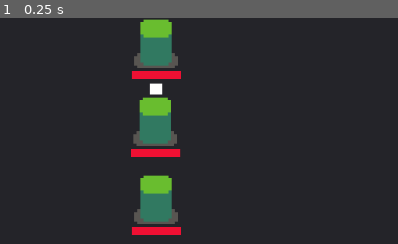
Above: before the commit, frame 1.
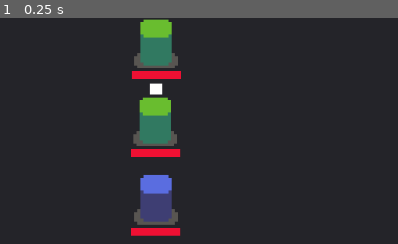
Above: after the commit, the same moment.

Repository: Threnkost/turn-based-combat
Game: Godot game, scene res://MainScene/Game.tscn
The game is run twice, just before and just after one commit, with the same random seed, the same clock (stepped at 60 frames per second) and the same inputs.
Inputs:
- Up to frame 1 (0.25 s): no input
The pictures show only the part of the screen within x 0-50%, y 1-51%; the shares and areas given below are measured in that part.

The runs differ from the first frame. In frame 1, 1.8% of the frame differs, in the area x 32-46%, y 69-97%.
Error in both runs: Invalid operands 'String' and 'int' in operator '=='. (res://Combat/Characters/Character1.gd:25)

Commit message:
Add files via upload

Diff:
--- /dev/null
+++ b/Characters/Character2.tres
@@ -0,0 +1,11 @@
+[gd_resource type="Resource" load_steps=2 format=2]
+
+[ext_resource path="res://Stats/CharacterStatsResource.gd" type="Script" id=1]
+
+[resource]
+script = ExtResource( 1 )
+baseMaxHealth = 10
+baseMaxMana = 10
+baseStats = {
+
+}
--- /dev/null
+++ b/Combat/Actions/RangedAttack.gd
@@ -0,0 +1,19 @@
+extends IAction
+
+class_name RangedAttack
+
+#Parameters -> Attacker : Battler, Victim : Battler
+func execute(args := []) -> void:
+	var attacker : Battler = args[0]
+	var victim : Battler = args[1]
+
+	var bullet = load("res://Combat/Bullet.tscn").instance()
+	bullet.initialize(attacker.global_position)
+	turnQueue.battleground.add_child(bullet)
+	bullet.shoot(victim)
+
+	yield(bullet.tween, "tween_completed")
+	victim.takeDamage(7)
+
+	bullet.queue_free()
+	turnQueue.skipTurn()
--- a/Combat/Battleground.gd
+++ b/Combat/Battleground.gd
@@ -13,12 +13,18 @@
 	var playerParty = []
 	var enemyParty = []
 
-	for i in 3:
+	for i in 2:
 		var PLAYER_CHARACTER = load("res://Combat/Characters/Character1.tscn").instance()
 		var ENEMY_CHARACTER = load("res://Combat/Characters/Monster1.tscn").instance()
 
 		playerParty.append(PLAYER_CHARACTER)
 		enemyParty.append(ENEMY_CHARACTER)
+
+	var PLAYER_2 = load("res://Combat/Characters/Character2.tscn").instance()
+	var ENEMY_2 = load("res://Combat/Characters/Monster1.tscn").instance()
+
+	playerParty.append(PLAYER_2)
+	enemyParty.append(ENEMY_2)
 
 	initializeTeams(playerParty, enemyParty)
 	enterBattle()
--- /dev/null
+++ b/Combat/Bullet.gd
@@ -0,0 +1,13 @@
+extends Sprite
+
+const TWEEN_DURATION = 0.5
+
+onready var tween : Tween = $Tween
+
+func initialize(startPosition := Vector2(0, 0)) -> void:
+	global_position = startPosition
+
+func shoot(target : Battler) -> void:
+	var targetPosition = target.global_position
+	tween.interpolate_property(self, 'global_position' ,global_position, targetPosition, TWEEN_DURATION, Tween.TRANS_SINE, Tween.EASE_IN_OUT)
+	tween.start()
--- /dev/null
+++ b/Combat/Bullet.tscn
@@ -0,0 +1,11 @@
+[gd_scene load_steps=3 format=2]
+
+[ext_resource path="res://Combat/Bullet.gd" type="Script" id=1]
+[ext_resource path="res://Assets/progress.png" type="Texture" id=2]
+
+[node name="Bullet" type="Sprite"]
+scale = Vector2( 0.5, 0.5 )
+texture = ExtResource( 2 )
+script = ExtResource( 1 )
+
+[node name="Tween" type="Tween" parent="."]
--- a/Combat/Characters/Character1.tscn
+++ b/Combat/Characters/Character1.tscn
@@ -9,7 +9,6 @@
 [ext_resource path="res://Combat/Actions/IAction.gd" type="Script" id=7]
 [ext_resource path="res://Combat/Actions/Attack.gd" type="Script" id=8]
 [ext_resource path="res://Assets/combat_ui_icons.png" type="Texture" id=9]
-[ext_resource path="res://Combat/Skills/Heal.gd" type="Script" id=10]
 [ext_resource path="res://Combat/Skills/Slash.gd" type="Script" id=11]
 [ext_resource path="res://Combat/HealthBar/HealthBar.tscn" type="PackedScene" id=12]
 
@@ -43,9 +42,9 @@
 tracks/0/enabled = true
 tracks/0/keys = {
 "times": PoolRealArray( 0, 0.6 ),
-"transitions": PoolRealArray( 1, 1 ),
+"transitions": PoolRealArray( 1, 1.03526 ),
 "update": 0,
-"values": [ Color( 1, 1, 1, 1 ), Color( 0.207843, 0.207843, 0.207843, 1 ) ]
+"values": [ Color( 1, 1, 1, 1 ), Color( 0.564706, 0.564706, 0.564706, 1 ) ]
 }
 tracks/1/type = "value"
 tracks/1/path = NodePath("../HealthBar:modulate")
@@ -81,10 +80,6 @@
 
 [sub_resource type="AtlasTexture" id=6]
 atlas = ExtResource( 9 )
-region = Rect2( 16, 0, 16, 16 )
-
-[sub_resource type="AtlasTexture" id=7]
-atlas = ExtResource( 9 )
 region = Rect2( 32, 0, 16, 16 )
 
 [node name="Character1" type="Position2D"]
@@ -104,7 +99,6 @@
 anims/TookDamage = SubResource( 4 )
 
 [node name="CharacterStats" type="Node" parent="."]
-editor/display_folded = true
 script = ExtResource( 5 )
 
 [node name="Fire" type="Node" parent="CharacterStats"]
@@ -123,7 +117,6 @@
 script = ExtResource( 6 )
 
 [node name="Actions" type="Node" parent="."]
-editor/display_folded = true
 
 [node name="IAction" type="Node" parent="Actions"]
 script = ExtResource( 7 )
@@ -133,15 +126,9 @@
 icon = SubResource( 5 )
 target = 1
 
-[node name="HealSkill" type="Node" parent="Actions"]
-script = ExtResource( 10 )
-icon = SubResource( 6 )
-target = 3
-skillDescription = "This skills heals its target."
-
 [node name="SlashSkill" type="Node" parent="Actions"]
 script = ExtResource( 11 )
-icon = SubResource( 7 )
+icon = SubResource( 6 )
 target = 1
 
 [node name="Queue" type="ColorRect" parent="."]
--- /dev/null
+++ b/Combat/Characters/Character2.tscn
@@ -0,0 +1,188 @@
+[gd_scene load_steps=19 format=2]
+
+[ext_resource path="res://Combat/Battler/Ally.gd" type="Script" id=1]
+[ext_resource path="res://Stats/CharacterStats.gd" type="Script" id=2]
+[ext_resource path="res://Stats/Stat.gd" type="Script" id=3]
+[ext_resource path="res://Combat/Battler/BattlerSprite/BattlerSprite.gd" type="Script" id=4]
+[ext_resource path="res://Assets/characters.png" type="Texture" id=5]
+[ext_resource path="res://Combat/Actions/RangedAttack.gd" type="Script" id=6]
+[ext_resource path="res://Combat/Actions/IAction.gd" type="Script" id=7]
+[ext_resource path="res://Combat/Skills/Heal.gd" type="Script" id=8]
+[ext_resource path="res://Assets/combat_ui_icons.png" type="Texture" id=9]
+[ext_resource path="res://Characters/Character2.tres" type="Resource" id=10]
+[ext_resource path="res://Combat/HealthBar/HealthBar.tscn" type="PackedScene" id=11]
+
+[sub_resource type="AtlasTexture" id=1]
+atlas = ExtResource( 5 )
+region = Rect2( 0, 16, 16, 16 )
+
+[sub_resource type="Animation" id=2]
+resource_name = "Attack"
+length = 0.6
+tracks/0/type = "value"
+tracks/0/path = NodePath(".:offset")
+tracks/0/interp = 1
+tracks/0/loop_wrap = true
+tracks/0/imported = false
+tracks/0/enabled = true
+tracks/0/keys = {
+"times": PoolRealArray( 0, 0.1, 0.25, 0.4, 0.55 ),
+"transitions": PoolRealArray( 1, 1, 1, 1, 1 ),
+"update": 0,
+"values": [ Vector2( 0, 0 ), Vector2( 0, -15 ), Vector2( 0, 0 ), Vector2( 0, -15 ), Vector2( 0, 0 ) ]
+}
+
+[sub_resource type="Animation" id=3]
+resource_name = "Death"
+tracks/0/type = "value"
+tracks/0/path = NodePath("../HealthBar:modulate")
+tracks/0/interp = 1
+tracks/0/loop_wrap = true
+tracks/0/imported = false
+tracks/0/enabled = true
+tracks/0/keys = {
+"times": PoolRealArray( 0, 0.5 ),
+"transitions": PoolRealArray( 1, 1 ),
+"update": 0,
+"values": [ Color( 1, 1, 1, 1 ), Color( 1, 1, 1, 0 ) ]
+}
+tracks/1/type = "value"
+tracks/1/path = NodePath(".:modulate")
+tracks/1/interp = 1
+tracks/1/loop_wrap = true
+tracks/1/imported = false
+tracks/1/enabled = true
+tracks/1/keys = {
+"times": PoolRealArray( 0, 0.5 ),
+"transitions": PoolRealArray( 1, 1 ),
+"update": 0,
+"values": [ Color( 1, 1, 1, 1 ), Color( 0.564706, 0.564706, 0.564706, 1 ) ]
+}
+
+[sub_resource type="Animation" id=4]
+resource_name = "Heal"
+tracks/0/type = "value"
+tracks/0/path = NodePath(".:offset")
+tracks/0/interp = 1
+tracks/0/loop_wrap = true
+tracks/0/imported = false
+tracks/0/enabled = true
+tracks/0/keys = {
+"times": PoolRealArray( 0, 0.2, 0.4, 0.6, 0.8 ),
+"transitions": PoolRealArray( 1, 1, 1, 1, 1 ),
+"update": 0,
+"values": [ Vector2( 0, 0 ), Vector2( 0, -15 ), Vector2( 0, 0 ), Vector2( 0, -15 ), Vector2( 0, 0 ) ]
+}
+tracks/1/type = "value"
+tracks/1/path = NodePath(".:modulate")
+tracks/1/interp = 1
+tracks/1/loop_wrap = true
+tracks/1/imported = false
+tracks/1/enabled = true
+tracks/1/keys = {
+"times": PoolRealArray( 0, 0.4, 0.8 ),
+"transitions": PoolRealArray( 1, 1, 1 ),
+"update": 0,
+"values": [ Color( 1, 1, 1, 1 ), Color( 0.564706, 0.564706, 0.564706, 1 ), Color( 1, 1, 1, 1 ) ]
+}
+
+[sub_resource type="Animation" id=5]
+resource_name = "TookDamage"
+length = 0.5
+tracks/0/type = "value"
+tracks/0/path = NodePath(".:offset")
+tracks/0/interp = 1
+tracks/0/loop_wrap = true
+tracks/0/imported = false
+tracks/0/enabled = true
+tracks/0/keys = {
+"times": PoolRealArray( 0, 0.1, 0.2, 0.3, 0.4 ),
+"transitions": PoolRealArray( 1, 1, 1, 1, 1 ),
+"update": 0,
+"values": [ Vector2( 0, 0 ), Vector2( -8, 0 ), Vector2( 0, 0 ), Vector2( 8, 0 ), Vector2( 0, 0 ) ]
+}
+
+[sub_resource type="AtlasTexture" id=6]
+atlas = ExtResource( 9 )
+region = Rect2( 16, 0, 16, 16 )
+
+[sub_resource type="AtlasTexture" id=7]
+atlas = ExtResource( 9 )
+region = Rect2( 0, 16, 16, 16 )
+
+[node name="Character2" type="Position2D"]
+script = ExtResource( 1 )
+characterStats = ExtResource( 10 )
+
+[node name="BattlerSprite" type="Sprite" parent="."]
+scale = Vector2( 4, 4 )
+texture = SubResource( 1 )
+script = ExtResource( 4 )
+
+[node name="AnimationPlayer" type="AnimationPlayer" parent="BattlerSprite"]
+anims/Attack = SubResource( 2 )
+anims/Death = SubResource( 3 )
+anims/Heal = SubResource( 4 )
+anims/TookDamage = SubResource( 5 )
+
+[node name="Tween" type="Tween" parent="BattlerSprite"]
+
+[node name="CharacterStats" type="Node" parent="."]
+script = ExtResource( 2 )
+
+[node name="Fire" type="Node" parent="CharacterStats"]
+script = ExtResource( 3 )
+
+[node name="Water" type="Node" parent="CharacterStats"]
+script = ExtResource( 3 )
+
+[node name="Thunder" type="Node" parent="CharacterStats"]
+script = ExtResource( 3 )
+
+[node name="Earth" type="Node" parent="CharacterStats"]
+script = ExtResource( 3 )
+
+[node name="Air" type="Node" parent="CharacterStats"]
+script = ExtResource( 3 )
+
+[node name="Actions" type="Node" parent="."]
+
+[node name="IAction" type="Node" parent="Actions"]
+script = ExtResource( 7 )
+
+[node name="HealSkill" type="Node" parent="Actions"]
+script = ExtResource( 8 )
+icon = SubResource( 6 )
+target = 2
+
+[node name="RangedAttack" type="Node" parent="Actions"]
+script = ExtResource( 6 )
+icon = SubResource( 7 )
+target = 1
+
+[node name="HealthBar" parent="." instance=ExtResource( 11 )]
+margin_top = 35.8672
+margin_bottom = 45.8672
+
+[node name="Queue" type="ColorRect" parent="."]
+visible = false
+margin_left = -9.91068
+margin_top = 48.6095
+margin_right = 6.08932
+margin_bottom = 64.6095
+rect_min_size = Vector2( 16, 16 )
+__meta__ = {
+"_edit_use_anchors_": false
+}
+
+[node name="Indicator" type="ColorRect" parent="."]
+visible = false
+margin_left = -8.9668
+margin_top = -51.9131
+margin_right = 7.0332
+margin_bottom = -35.9131
+rect_min_size = Vector2( 16, 16 )
+color = Color( 0.631373, 0.156863, 0.823529, 1 )
+__meta__ = {
+"_edit_use_anchors_": false
+}
--- a/Combat/Characters/Monster1.gd
+++ b/Combat/Characters/Monster1.gd
@@ -1,13 +1,14 @@
 extends Enemy
 
-#onready var maxHealth : Stat = $Stats/MaxHealth
-#onready var health : Stat = $Stats/Health
+#func playTurn(turnQueue : TurnQueue):
+#	yield(get_tree().create_timer(0.35), "timeout")
 #
-#func _ready():
-#	health.addModifier(maxHealth.getTotalAmount())
+#	var healAction = getAction("HealSkill")
+#	healAction.execute([self, findLowHpTeamMate(turnQueue.battleground.enemies)])
 #
-#func _on_MaxHealth_statChanged(statName, newAmount):
-#	$HealthBar.updateMaxValue(newAmount)
+#func findLowHpTeamMate(teamList := []) -> Enemy:
+#	teamList.sort_custom(self, "sort")
+#	return teamList[0]
 #
-#func _on_Health_statChanged(statName, newAmount):
-#	$HealthBar.updateCurrentValue(newAmount)
+#func sort(enemyOne : Enemy, enemyTwo : Enemy) -> bool:
+#	return enemyOne.healthPoint < enemyTwo.healthPoint
--- a/Combat/Characters/Monster1.tscn
+++ b/Combat/Characters/Monster1.tscn
@@ -54,7 +54,7 @@
 "times": PoolRealArray( 0, 0.5 ),
 "transitions": PoolRealArray( 1, 1 ),
 "update": 0,
-"values": [ Color( 1, 1, 1, 1 ), Color( 0.207843, 0.207843, 0.207843, 1 ) ]
+"values": [ Color( 1, 1, 1, 1 ), Color( 0.564706, 0.564706, 0.564706, 1 ) ]
 }
 
 [sub_resource type="Animation" id=4]
@@ -88,7 +88,6 @@
 anims/TookDamage = SubResource( 4 )
 
 [node name="CharacterStats" type="Node" parent="."]
-editor/display_folded = true
 script = ExtResource( 5 )
 
 [node name="Fire" type="Node" parent="CharacterStats"]
@@ -107,7 +106,6 @@
 script = ExtResource( 6 )
 
 [node name="Actions" type="Node" parent="."]
-editor/display_folded = true
 
 [node name="IAction" type="Node" parent="Actions"]
 script = ExtResource( 7 )
--- a/Combat/Skills/Heal.gd
+++ b/Combat/Skills/Heal.gd
@@ -6,8 +6,16 @@
 const PARTICLE_DURATION = 1.25
 
 func execute(args := []) -> void:
-	var target : Battler = args[0]
+	var healer : Battler = args[0]
+	var target : Battler
+	if self.target == self.actionTarget.SELF:
+		target = healer
+	elif self.target == self.actionTarget.ALLY:
+		target = args[1]
+	var healerSprite : BattlerSprite = healer.battlerSprite
 	var targetSprite : BattlerSprite = target.battlerSprite
+
+	healerSprite.animationPlayer.play("Heal")
 
 	var particlesInstance = HEALING_PARTICLES.instance()
 	particlesInstance.addAsChild(targetSprite, PARTICLE_DURATION)
--- a/project.godot
+++ b/project.godot
@@ -25,9 +25,19 @@
 "path": "res://Combat/Battler/Battler.gd"
 }, {
 "base": "Sprite",
+"class": "BattlerReference",
+"language": "GDScript",
+"path": "res://Combat/Battler/BattlerSprite/BattlerReference.gd"
+}, {
+"base": "Sprite",
 "class": "BattlerSprite",
 "language": "GDScript",
 "path": "res://Combat/Battler/BattlerSprite/BattlerSprite.gd"
+}, {
+"base": "Resource",
+"class": "CharacterResource",
+"language": "GDScript",
+"path": "res://Stats/Characters/CharacterResource.gd"
 }, {
 "base": "Node",
 "class": "CharacterStats",
@@ -64,6 +74,11 @@
 "language": "GDScript",
 "path": "res://Combat/Skills/Skill.gd"
 }, {
+"base": "IAction",
+"class": "RangedAttack",
+"language": "GDScript",
+"path": "res://Combat/Actions/RangedAttack.gd"
+}, {
 "base": "ISkill",
 "class": "SlashSkill",
 "language": "GDScript",
@@ -83,7 +98,9 @@
 "Ally": "",
 "Attack": "",
 "Battler": "",
+"BattlerReference": "",
 "BattlerSprite": "",
+"CharacterResource": "",
 "CharacterStats": "",
 "CharacterStatsResource": "",
 "Enemy": "",
@@ -91,6 +108,7 @@
 "HealSkill": "",
 "IAction": "",
 "ISkill": "",
+"RangedAttack": "",
 "SlashSkill": "",
 "Stat": "",
 "TurnQueue": ""
Binary file changed: Assets/characters.png
Binary file changed: Assets/combat_ui_icons.png
Not shown: 1 places in Combat/Characters/Character1.tscn that only renumber resources
